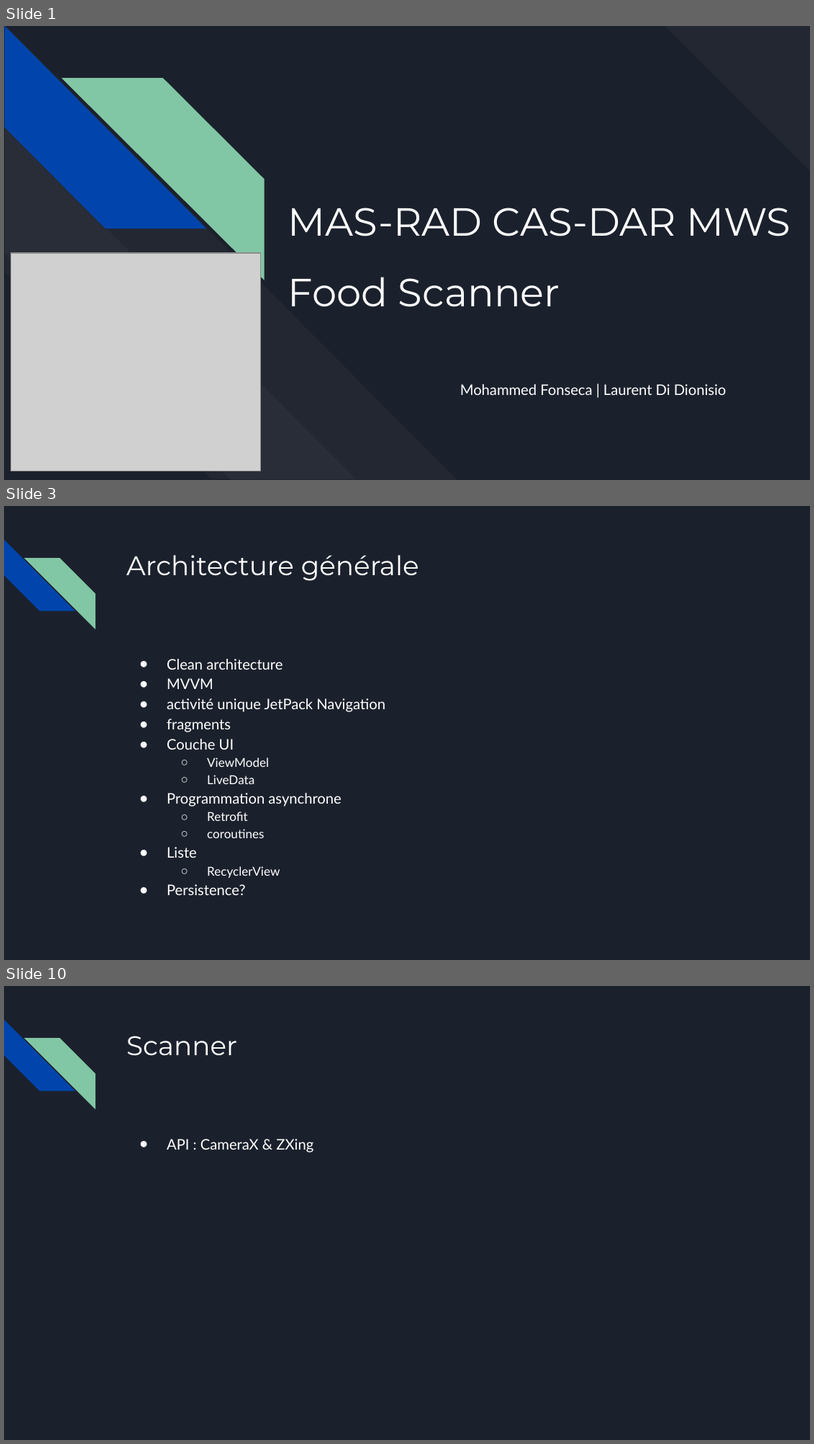
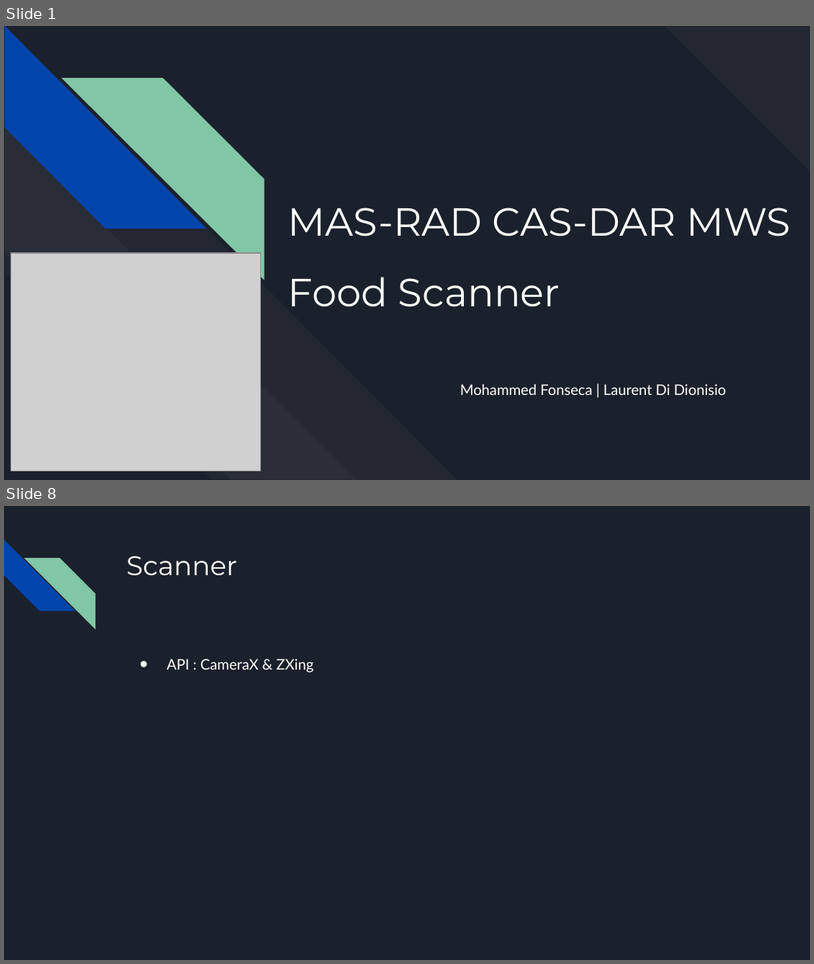
Before and after one commit to mofobo/food-scanner, a slide deck: presentation/food-scanner.pptx. Shown one above the other, each under a label of ours: slides 1, 3 and 10 before the commit, slides 1 and 8 after it; the slides between them are not shown. The pictures are 814x1444 and 814x964 pixels, drawn with LibreOffice and Linux fonts; fonts in the diff are those of the drawing; grey boxes stand for pictures. Boxes give left, top, right and bottom in pixels: in the first picture for what was removed or moved away, otherwise in the second. Text is boxed around its words. In the diff, an @@ line names an element or a change of style, - is before the commit and + after.

```diff
--- a/presentation/food-scanner.pptx
+++ b/presentation/food-scanner.pptx
@@ slide 3 removed at [4, 506, 810, 960], background #1B212C; not listed: 2 template elements that a slide beside it also shows @@
@@ title removed at [126, 555, 419, 581] @@
-Architecture générale
@@ text removed at [167, 659, 386, 895] @@
-● Clean architecture
-● MVVM
-● activité unique JetPack Navigation
-● fragments
-● Couche UI
-  ○ ViewModel
-  ○ LiveData
-● Programmation asynchrone
-  ○ Retrofit
-  ○ coroutines
-● Liste
-  ○ RecyclerView
-● Persistence?
@@ what was slide 10 is now slide 8 @@
```
Also in this commit, not shown: 6 slides changed, 1 other slide removed.
